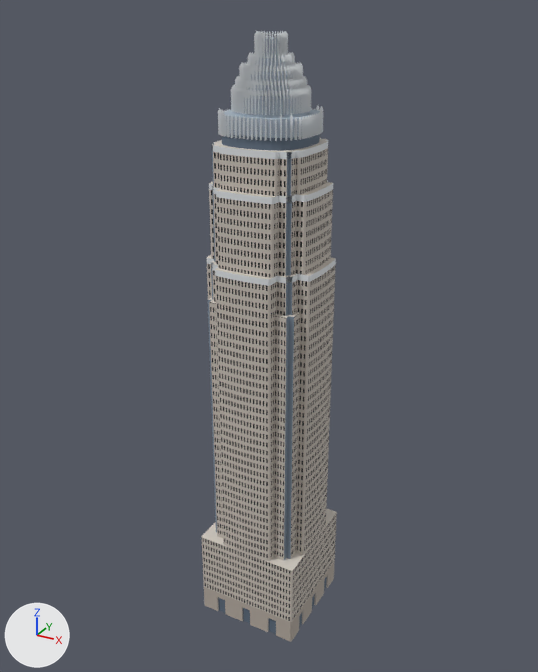
A saved change to the glTF model landmarks/models/bank-of-america-corporate-center.glb.
Both versions are drawn from a camera (50 mm lens) standing at (142.0, -260.0, 271.0) and looking at (-2.0, 3.0, 140.0). Arrows for +X, +Y and +Z are at lower left; the lights stay in place. The picture after the commit comes second. Vertices at exactly the same position are counted once.

In view in the first picture: 'Bank of America Corporate Center'.
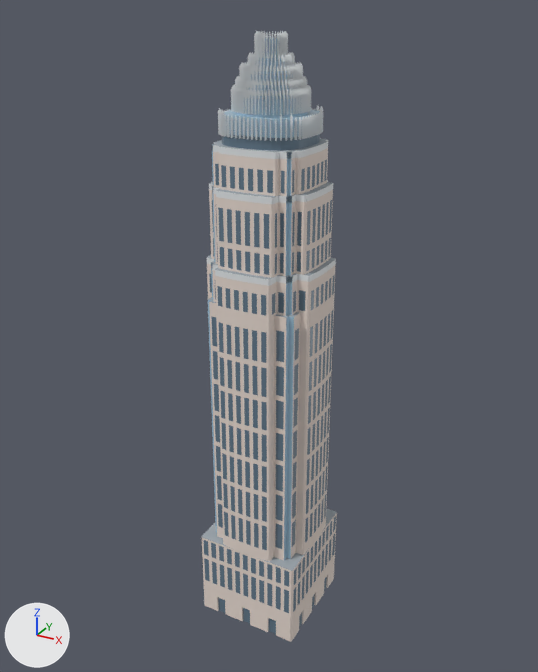
The edits, one by one:
In material 'window' (mat_window), texture is no longer img_image_0.
In material 'window' (mat_window), base_color is now set to (0.128, 0.194, 0.259), blue #647a8b.
In material 'window' (mat_window), roughness goes from 0.85 to 0.35.
Material 'boa-silver' (mat_boa_silver) is new.
Its base color is (0.782, 0.812, 0.828) (white #e5e9eb).
Material 'glass' (mat_glass) is new.
Its base color is (0.379, 0.56, 0.701) (blue #a6c5da).
Its roughness is 0.24.
Material 'roof' (mat_roof) is new.
Its base color is (0.344, 0.389, 0.426) (grey #9ea8af).
Its roughness is 0.85.
Material 'boa-granite' (mat_boa_granite) is new.
Its base color is (0.82, 0.715, 0.652) (pale pink #eadcd3).
Its roughness is 0.85.
me_bank_of_america_corporate_center is used by ob_bank_of_america_corporate_center; location (0.0, 0.0, 0.0).
me_bank_of_america_corporate_center had 3183 vertices, 3824 faces and spanned x -25.0..25.0, y -25.0..25.0, z 0.0..264.0.
me_bank_of_america_corporate_center now has 5039 vertices, 4440 faces and spans x -25.0..25.0, y -25.0..25.0, z 0.0..264.0.
me_bank_of_america_corporate_center part 1: 24 vertices moved within x -24.0..24.0, y -24.0..24.0, z 9.0; 1856 vertices added at x -25.0..25.0, y -25.0..25.0, z 17.0..217.0.
me_bank_of_america_corporate_center part 2: 376 faces spanning x -25.0..25.0, y -25.0..25.0, z 12.0..222.0 switch from mat_window (picture img_image_0) to mat_boa_granite (pale pink #eadcd3).
me_bank_of_america_corporate_center part 3: 120 faces spanning x -24.0..24.0, y -24.0..24.0, z 0.0..222.0 switch from mat_granite (light grey #c9c1b8) to mat_boa_granite (pale pink #eadcd3).
me_bank_of_america_corporate_center part 4: 40 faces spanning x -24.0..24.0, y -24.0..24.0, z 0.0..12.0 switch from mat_granite_base (grey #b4aba1) to mat_boa_granite (pale pink #eadcd3).
me_bank_of_america_corporate_center part 5: 76 faces spanning x -24.0..24.0, y -24.0..24.0, z 0.0..228.0 switch from mat_window_2 (greyish blue #5d6b7d) to mat_window (blue #647a8b).
me_bank_of_america_corporate_center part 6: 64 faces spanning x -20.0..20.0, y -20.0..20.0, z 42.0..224.0 switch from mat_window_3 (greyish blue #7e8c9b) to mat_glass (blue #a6c5da).
me_bank_of_america_corporate_center part 7: 2208 faces spanning x -25.0..25.0, y -25.0..25.0, z 174.0..264.0 switch from mat_crown_rods (white #e0e4e7) to mat_boa_silver (white #e5e9eb).
me_bank_of_america_corporate_center part 8: 312 faces spanning x -17.0..17.0, y -17.0..17.0, z 228.0..262.0 switch from mat_crown_body (light grey #abb9c7) to mat_glass (blue #a6c5da).
me_bank_of_america_corporate_center part 9: 256 faces spanning x -25.0..25.0, y -25.0..25.0, z 42.0..224.0 switch from mat_ledges (light grey #d5cec5) to mat_roof (grey #9ea8af).

Location of each change, [x1, y1, x2, y2] in pixels of the pictures (538 x 672 px):
'Bank of America Corporate Center', surface changed
    both: [202, 31, 337, 642]
part 1 of me_bank_of_america_corporate_center, reshaped
    before: [217, 571, 328, 631]
    after: [204, 160, 336, 631]
part 2 of me_bank_of_america_corporate_center, recoloured (grey to pale pink)
    both: [202, 148, 337, 622]
part 3 of me_bank_of_america_corporate_center, recoloured
    both: [202, 158, 328, 624]
part 4 of me_bank_of_america_corporate_center, recoloured (grey to pale pink)
    both: [204, 561, 335, 642]
part 5 of me_bank_of_america_corporate_center, edited (looks the same)
    both: [219, 134, 327, 634]
part 6 of me_bank_of_america_corporate_center, recoloured
    both: [208, 139, 327, 560]
part 7 of me_bank_of_america_corporate_center, edited (looks the same)
    both: [207, 31, 336, 286]
part 8 of me_bank_of_america_corporate_center, edited (looks the same)
    both: [224, 38, 320, 138]
part 9 of me_bank_of_america_corporate_center, recoloured
    both: [202, 138, 337, 571]
